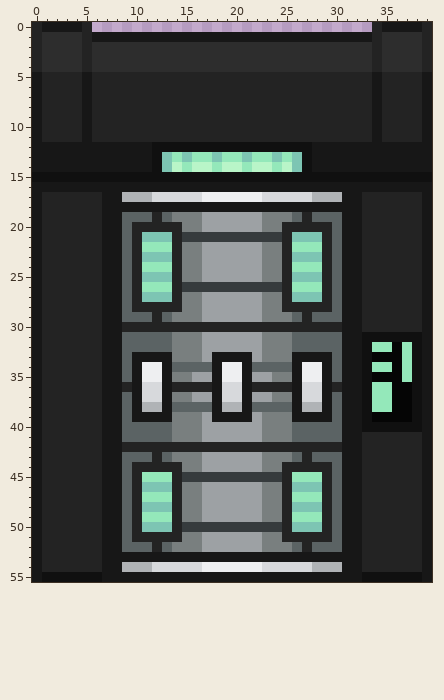
Two states of a pixel-art sprite, tiled/vanta-custom/objects/nightarpropdoor.png. Above is the file before it was changed.
The file is 40x56 pixels. Colours within 5 levels of each other are drawn and written as one.
After:
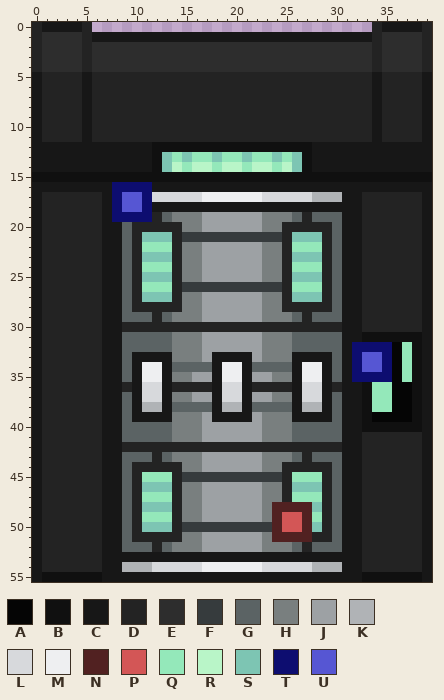
Palette (. is transparent): A #050505  B #101010  C #171717  D #232323  E #2d2d2d  F #363b3d  G #5b6364  H #797f7f  J #9da1a4  K #b0b3b6  L #d7d9dc  M #eeeff1  N #512121  P #d35656  Q #94e8ba  R #b9f5c8  S #7dc5b3  T #0d0d70  U #5656d3
What changed:
@@ x 6..13 @@
 15 BBBBBBBB
-16 CCCCCCCC
-17 DCCKKKLL
-18 DCCCCCCC
-19 DCCGGGDG
+16 CCTTTTCC
+17 DCTUUTLL
+18 DCTUUTCC
+19 DCTTTTDG
 20 DCCGDDDD
@@ x 30..37 @@
 31 GCCBBBBB
-32 GCCBQQAQ
-33 GCCBAAAQ
-34 GCCBQQAQ
-35 GCCBAAAQ
+32 GCTTTTAQ
+33 GCTUUTAQ
+34 GCTUUTAQ
+35 GCTTTTAQ
 36 DCCBQQAA
@@ x 22..29 @@
 47 JHHDQQQD
-48 JHHDSSSD
-49 JHHDQQQD
-50 FFFDSSSD
-51 JHHDDDDD
+48 JHNNNNSD
+49 JHNPPNQD
+50 FFNPPNSD
+51 JHNNNNDD
 52 JHHHGDGG
Boxes around the changes in both pictures, in picture pixels (x1, y1, x2, y2):
changed: (112, 182, 152, 222)
changed: (352, 342, 392, 382)
changed: (272, 502, 312, 542)
